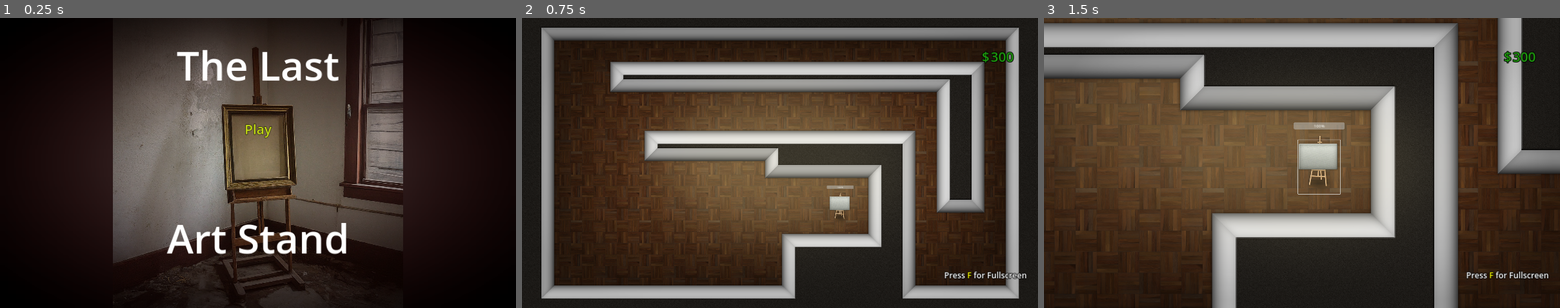
Above: before the commit, frames 1-3 (left to right).
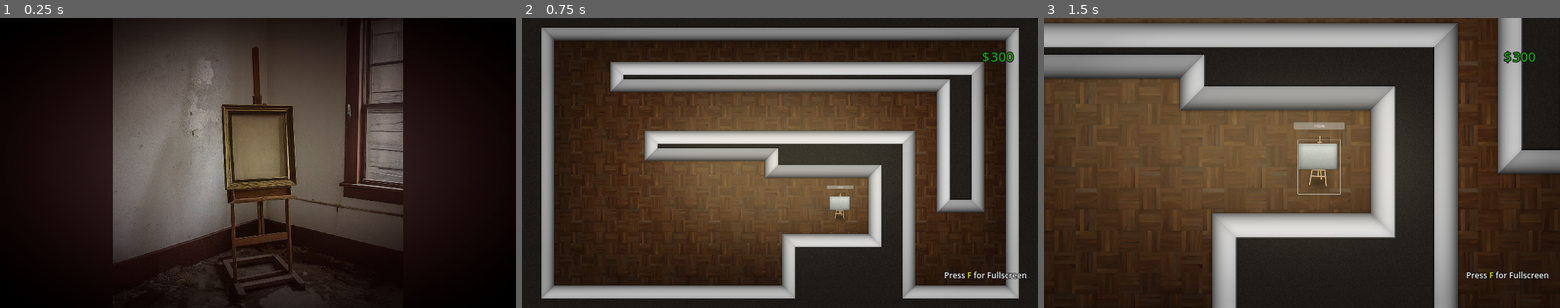
Above: after the commit, the same moments.

Repository: vibrunazo/godot-laststand
Game: Godot game, scene res://scenes/main_menu.tscn
Same seed, same stepped clock (60 frames per second), same inputs: the game is played once before the commit and once after it.
Inputs (mouse positions are in pixels of both pictures, inside the frame that each line leads up to):
- Up to frame 1 (0.25 s): no input
- Up to frame 2 (0.75 s): click (780, 128) at 0.5 s, where only the run before the commit has a clickable "Play"
- Up to frame 3 (1.5 s): click (1363, 209) at 1.25 s

The runs differ from the first frame. In frame 1, 2.7% of the frame differs, in the area x 32-68%, y 10-82%; in frame 2, nothing differs; in frame 3, nothing differs.

Commit message:
main menu fonts update

Diff:
--- a/scenes/button_play.gd
+++ b/scenes/button_play.gd
@@ -3,7 +3,7 @@
 
 # Called when the node enters the scene tree for the first time.
 func _ready():
-	pass # Replace with function body.
+	pressed.connect(_on_pressed)
 
 func _on_pressed():
 	UI.go_to_game()
--- /dev/null
+++ b/scenes/main_menu.gd
@@ -0,0 +1,9 @@
+extends CanvasLayer
+
+@onready var anim = $Anim
+
+# Called when the node enters the scene tree for the first time.
+func _ready():
+	pass # Replace with function body.
+	await get_tree().create_timer(1).timeout
+	anim.play("start")
--- a/scenes/main_menu.tscn
+++ b/scenes/main_menu.tscn
@@ -1,7 +1,11 @@
-[gd_scene load_steps=6 format=3 uid="uid://h30dm4hgelae"]
-
+[gd_scene load_steps=13 format=3 uid="uid://h30dm4hgelae"]
+
+[ext_resource type="Script" path="res://scenes/main_menu.gd" id="1_20yvv"]
 [ext_resource type="Texture2D" uid="uid://cebtebx5xqsn5" path="res://assets/tex/opening_artstand.jpg" id="1_ws47r"]
+[ext_resource type="FontFile" uid="uid://cxlysu86vpxqn" path="res://assets/fonts/PermanentMarker-Regular.ttf" id="2_o0byw"]
 [ext_resource type="Script" path="res://scenes/button_play.gd" id="2_p7psr"]
+[ext_resource type="Texture2D" uid="uid://3w1cw8idl58l" path="res://assets/tex/menu_thelast.png" id="3_bdo1c"]
+[ext_resource type="Texture2D" uid="uid://ben4iyb3i2sfu" path="res://assets/tex/menu_artstand.png" id="4_iopwb"]
 
 [sub_resource type="Gradient" id="Gradient_gf31j"]
 colors = PackedColorArray(0.188235, 0, 0, 0, 0, 0, 0, 1)
@@ -15,7 +19,93 @@
 [sub_resource type="LabelSettings" id="LabelSettings_3oykl"]
 font_size = 150
 
+[sub_resource type="Animation" id="Animation_ei7rs"]
+resource_name = "start"
+length = 5.0
+tracks/0/type = "value"
+tracks/0/imported = false
+tracks/0/enabled = true
+tracks/0/path = NodePath("TexTheLast:modulate")
+tracks/0/interp = 1
+tracks/0/loop_wrap = true
+tracks/0/keys = {
+"times": PackedFloat32Array(0, 1),
+"transitions": PackedFloat32Array(1, 1),
+"update": 0,
+"values": [Color(1, 1, 1, 0), Color(1, 1, 1, 1)]
+}
+tracks/1/type = "value"
+tracks/1/imported = false
+tracks/1/enabled = true
+tracks/1/path = NodePath("TexArtStand:modulate")
+tracks/1/interp = 1
+tracks/1/loop_wrap = true
+tracks/1/keys = {
+"times": PackedFloat32Array(0, 1, 2),
+"transitions": PackedFloat32Array(1, 1, 1),
+"update": 0,
+"values": [Color(1, 1, 1, 0), Color(1, 1, 1, 0), Color(1, 1, 1, 1)]
+}
+tracks/2/type = "value"
+tracks/2/imported = false
+tracks/2/enabled = true
+tracks/2/path = NodePath("ButtonPlay:modulate")
+tracks/2/interp = 1
+tracks/2/loop_wrap = true
+tracks/2/keys = {
+"times": PackedFloat32Array(0, 2.6, 4),
+"transitions": PackedFloat32Array(1, 1, 1),
+"update": 0,
+"values": [Color(1, 1, 1, 0), Color(1, 1, 1, 0), Color(1, 1, 1, 1)]
+}
+
+[sub_resource type="Animation" id="Animation_2uslq"]
+length = 0.001
+tracks/0/type = "value"
+tracks/0/imported = false
+tracks/0/enabled = true
+tracks/0/path = NodePath("TexTheLast:modulate")
+tracks/0/interp = 1
+tracks/0/loop_wrap = true
+tracks/0/keys = {
+"times": PackedFloat32Array(0),
+"transitions": PackedFloat32Array(1),
+"update": 0,
+"values": [Color(1, 1, 1, 0)]
+}
+tracks/1/type = "value"
+tracks/1/imported = false
+tracks/1/enabled = true
+tracks/1/path = NodePath("TexArtStand:modulate")
+tracks/1/interp = 1
+tracks/1/loop_wrap = true
+tracks/1/keys = {
+"times": PackedFloat32Array(0),
+"transitions": PackedFloat32Array(1),
+"update": 0,
+"values": [Color(1, 1, 1, 0)]
+}
+tracks/2/type = "value"
+tracks/2/imported = false
+tracks/2/enabled = true
+tracks/2/path = NodePath("ButtonPlay:modulate")
+tracks/2/interp = 1
+tracks/2/loop_wrap = true
+tracks/2/keys = {
+"times": PackedFloat32Array(0),
+"transitions": PackedFloat32Array(1),
+"update": 0,
+"values": [Color(1, 1, 1, 0)]
+}
+
+[sub_resource type="AnimationLibrary" id="AnimationLibrary_swweq"]
+_data = {
+"RESET": SubResource("Animation_2uslq"),
+"start": SubResource("Animation_ei7rs")
+}
+
 [node name="MainMenu" type="CanvasLayer"]
+script = ExtResource("1_20yvv")
 
 [node name="TextureRect" type="TextureRect" parent="."]
 anchors_preset = 15
@@ -48,6 +138,7 @@
 texture = SubResource("GradientTexture2D_niqth")
 
 [node name="LabelTop" type="Label" parent="."]
+visible = false
 anchors_preset = 5
 anchor_left = 0.5
 anchor_right = 0.5
@@ -60,6 +151,7 @@
 label_settings = SubResource("LabelSettings_3oykl")
 
 [node name="LabelBot" type="Label" parent="."]
+visible = false
 anchors_preset = 7
 anchor_left = 0.5
 anchor_top = 1.0
@@ -75,6 +167,7 @@
 label_settings = SubResource("LabelSettings_3oykl")
 
 [node name="ButtonPlay" type="Button" parent="."]
+modulate = Color(1, 1, 1, 0)
 anchors_preset = 8
 anchor_left = 0.5
 anchor_top = 0.5
@@ -89,9 +182,39 @@
 theme_override_colors/font_color = Color(0.777635, 0.87, 0.0783, 1)
 theme_override_colors/font_outline_color = Color(0, 0, 0, 1)
 theme_override_constants/outline_size = 5
+theme_override_fonts/font = ExtResource("2_o0byw")
 theme_override_font_sizes/font_size = 50
 text = "Play"
 flat = true
 script = ExtResource("2_p7psr")
 
-[connection signal="pressed" from="ButtonPlay" to="ButtonPlay" method="_on_pressed"]
+[node name="TexTheLast" type="TextureRect" parent="."]
+modulate = Color(1, 1, 1, 0)
+anchors_preset = 5
+anchor_left = 0.5
+anchor_right = 0.5
+offset_left = -540.0
+offset_top = -362.0
+offset_right = 540.0
+offset_bottom = 718.0
+grow_horizontal = 2
+mouse_filter = 2
+texture = ExtResource("3_bdo1c")
+
+[node name="TexArtStand" type="TextureRect" parent="."]
+modulate = Color(1, 1, 1, 0)
+anchors_preset = 5
+anchor_left = 0.5
+anchor_right = 0.5
+offset_left = -540.0
+offset_top = 272.0
+offset_right = 540.0
+offset_bottom = 1352.0
+grow_horizontal = 2
+mouse_filter = 2
+texture = ExtResource("4_iopwb")
+
+[node name="Anim" type="AnimationPlayer" parent="."]
+libraries = {
+"": SubResource("AnimationLibrary_swweq")
+}
Binary file added: assets/fonts/PermanentMarker-Regular.ttf
Not shown, added: assets/fonts/PermanentMarker-Regular.ttf.import
Binary file added: assets/tex/menu_artstand.png
Not shown, added: assets/tex/menu_artstand.png.import
Binary file added: assets/tex/menu_thelast.png
Not shown, added: assets/tex/menu_thelast.png.import
